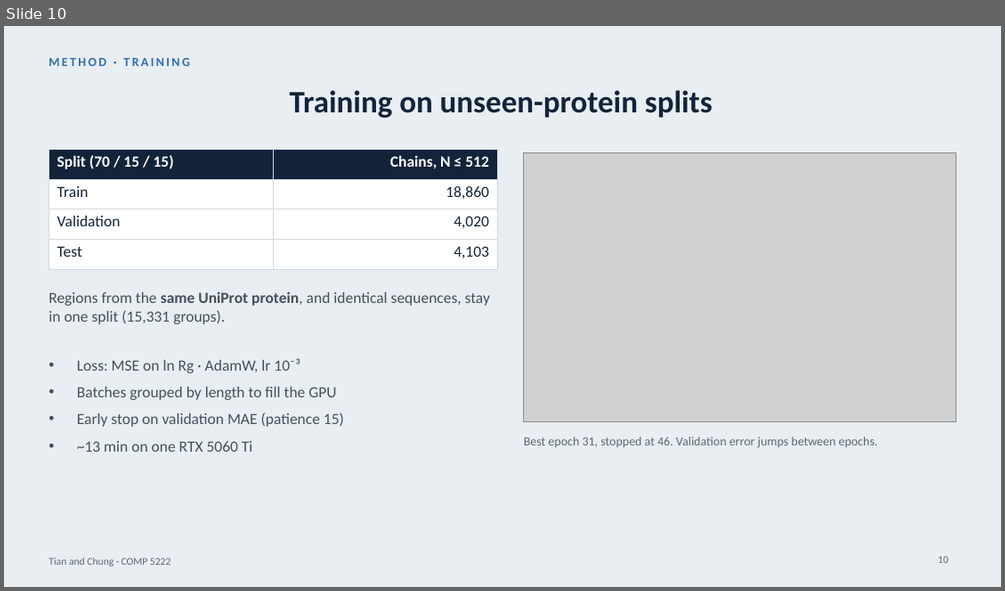
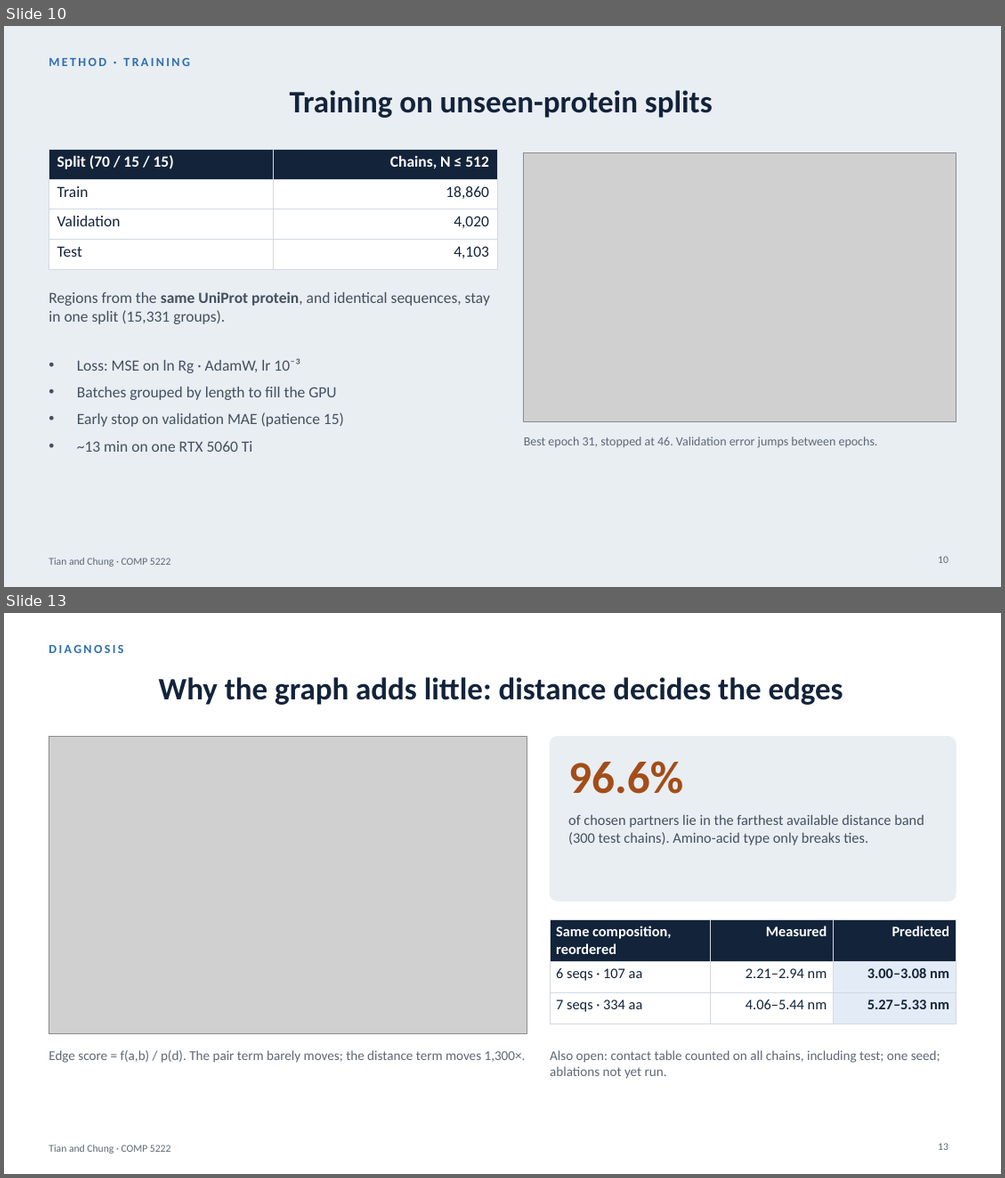
Before and after one commit to Andychung1229/claudev2, a slide deck: comp5222-presentation/ContactGAT_talk.pptx. Shown one above the other, each under a label of ours: slide 10 before the commit, slides 10 and 13 after it; the slides between them are not shown. The pictures are 1005x591 and 1005x1178 pixels, drawn with LibreOffice and Linux fonts; fonts in the diff are those of the drawing; grey boxes stand for pictures. Boxes give left, top, right and bottom in pixels: in the first picture for what was removed or moved away, otherwise in the second. Text is boxed around its words. In the diff, an @@ line names an element or a change of style, - is before the commit and + after.

```diff
--- a/comp5222-presentation/ContactGAT_talk.pptx
+++ b/comp5222-presentation/ContactGAT_talk.pptx
@@ slide 13 added at [4,613,1001,1174], background #FFFFFF; not listed: 1 template element that a slide beside it also shows @@
@@ text added at [48,645,123,653], 12 pt, text #2F6FB0, bold @@
+DIAGNOSIS
@@ title added at [159,677,843,705], 30 pt, text #13233A, bold @@
+Why the graph adds little: distance decides the edges
@@ picture added at [48,737,527,1034] @@
@@ rounded rectangle added at [550,737,956,900], fill #E9EEF3, outline #E9EEF3 0.75 pt @@
@@ text added at [568,761,683,794], 44 pt, text #A34D18, bold @@
+96.6%
@@ text added at [568,814,924,845], 14 pt, text #44505F @@
+of chosen partners lie in the farthest available distance band (300 test chains). Amino-acid type only breaks ties.
@@ table added at [550,919,956,1015], 3 rows, 3 columns @@
+Same composition, reordered | Measured | Predicted
+6 seqs · 107 aa | 2.21–2.94 nm | 3.00–3.08 nm
+7 seqs · 334 aa | 4.06–5.44 nm | 5.27–5.33 nm
@@ text added at [48,1050,526,1062], 13 pt, text #5E6875 @@
+Edge score = f(a,b) / p(d). The pair term barely moves; the distance term moves 1,300×.
@@ text added at [550,1050,940,1078], 13 pt, text #5E6875 @@
+Also open: contact table counted on all chains, including test; one seed; ablations not yet run.
@@ page number added at [938,1143,948,1150], 10 pt, text #5E6875 @@
+13
```
Also in this commit, not shown: 3 slides changed, 1 slide removed, 12 other files.
